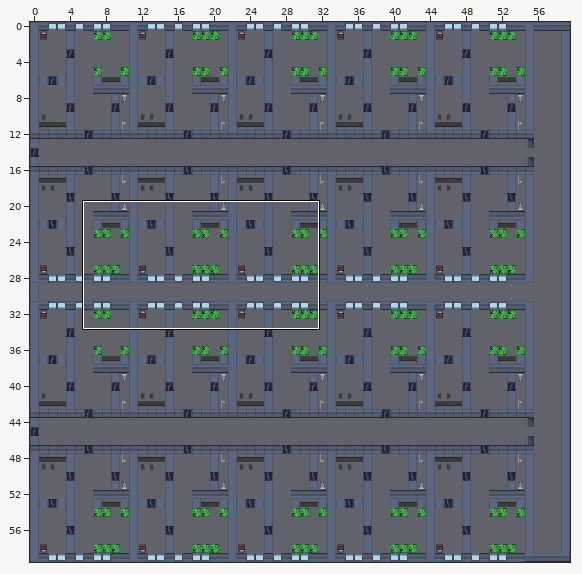
Level history. Tiled map: NamelessRogue/Content/Buildings/ApartmentBlockFloor.tmx. The picture above shows the old version from afar; the outline marks the close-up.
Close-up. The starting point:
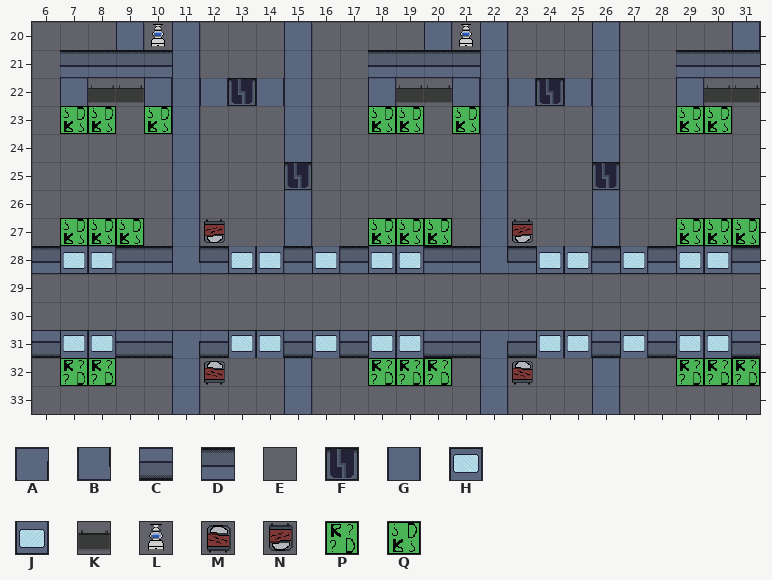
Cells are 32x32 px. Shown: x 6..31, y 20..33. The commit also changed other parts of the map, which this record leaves out.
Key: from "tileset2": A 0, B 0 flipped up-down, C 1, D 1 flipped up-down, E 4, F 5 flipped up-down, G 10, H 16, J 16 flipped up-down, K 82 flipped up-down, L 83 flipped up-down, M 90, N 90 flipped up-down, P 95, Q 95 flipped up-down.
_ is an empty cell.
Layer "main" before, first column x 6:
20 ___GLG___G____GLG___G____G
21 _DDDDG___G__DDDDG___G__DDD
22 _GKKGGGFGG__GKKGGGFGG__GKK
23 _QQ_QG___G__QQ_QG___G__QQ_
24 _____G___G______G___G_____
25 _____G___F______G___F_____
26 _____G___G______G___G_____
27 EQQQ_GN__GEEQQQ_GN__GEEQQQ
28 DJJDDBDJJDJDJJDDBDJJDJDJJD
29 __________________________
30 __________________________
31 CHHCCACHHCHCHHCCACHHCHCHHC
32 _PP__GM__GEEPPP_GM__GEEPPP
33 _____G___G______G___G_____
The result:
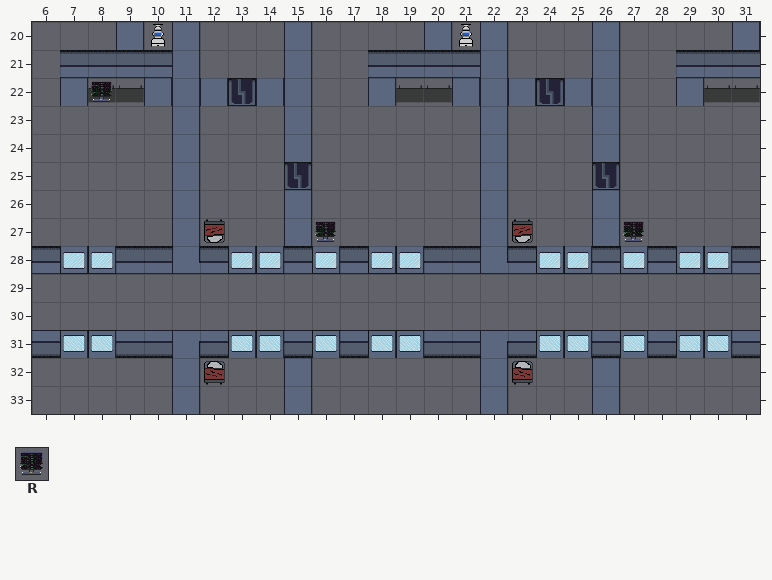
Further tiles: from "tileset2": R 202.
Tiles of an added or newly shown layer are drawn over the layers below it.
See-through tiles are keyed as they look on the map.
Edits made:
Layer "main":
Tile P is removed in row 32 at x 7 to 8, 18 to 20 and 29 to 31.
Tile Q is removed in row 23 at x 7 to 8, 10, 18 to 19, 21 and 29 to 30; in row 27 at x 7 to 9, 18 to 20 and 29 to 31.
Layer "animated" (added):
Tile R is added in row 22 at x 8; in row 27 at x 16 and 27.
